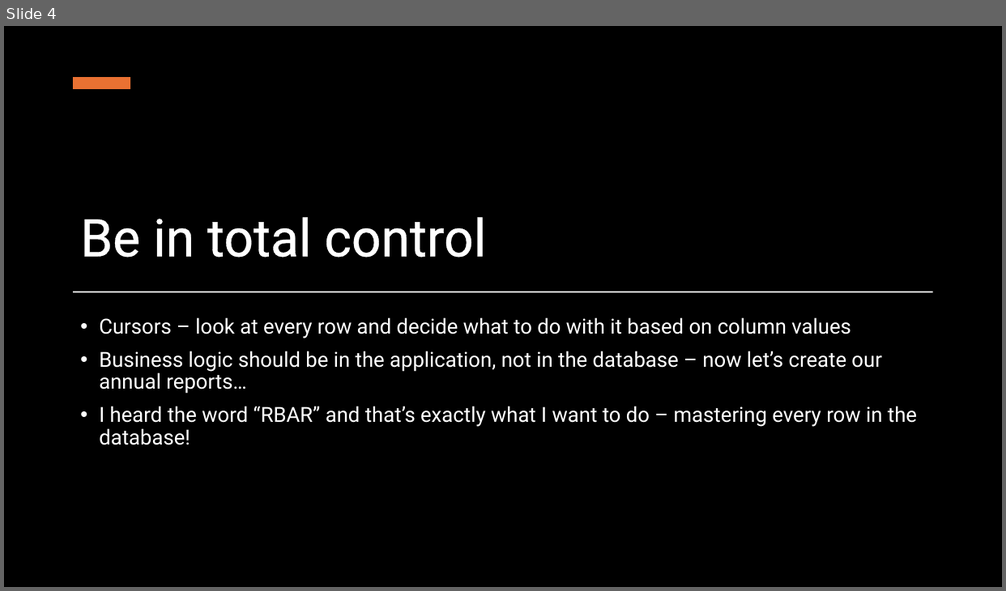
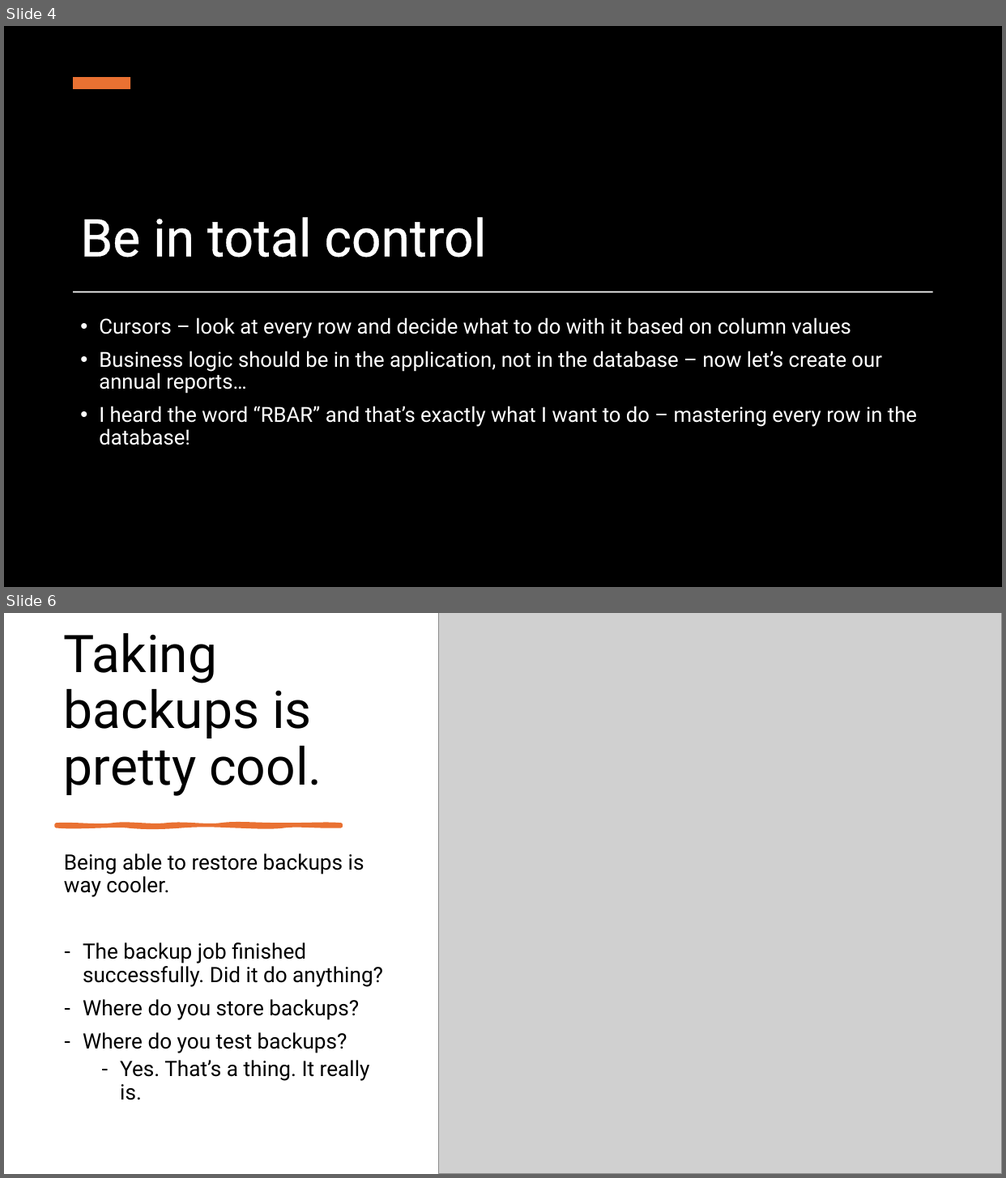
Before and after one commit to transmokopter/Presentations, a slide deck: sql-server-worst-practices/sql-server-worst-practices.pptx. Shown one above the other, each under a label of ours: slide 4 before the commit, slides 4 and 6 after it; the slides between them are not shown. The pictures are 1006x591 and 1006x1178 pixels, drawn with LibreOffice and Linux fonts; fonts in the diff are those of the drawing; grey boxes stand for pictures; background and template pictures are left out; a plain dark background stands for a picture behind light text. Boxes give left, top, right and bottom in pixels: in the first picture for what was removed or moved away, otherwise in the second. Text is boxed around its words. In the diff, an @@ line names an element or a change of style, - is before the commit and + after.

```diff
--- a/sql-server-worst-practices/sql-server-worst-practices.pptx
+++ b/sql-server-worst-practices/sql-server-worst-practices.pptx
@@ slide 6 added at (x1=4, y1=613, x2=1002, y2=1174), background #FFFFFF @@
@@ title added at (x1=64, y1=633, x2=322, y2=796), 50 pt, text #000000 @@
+Taking backups is pretty cool.
@@ picture added at (x1=439, y1=613, x2=1002, y2=1174) @@
@@ freeform shape added at (x1=57, y1=825, x2=341, y2=826), fill #E97132, outline #E97132 3.5 pt @@
@@ text added at (x1=64, y1=854, x2=383, y2=1101), 20.4 pt, text #000000 @@
+Being able to restore backups is way cooler.
+– The backup job finished successfully. Did it do anything?
+– Where do you store backups?
+– Where do you test backups?
+  – Yes. That’s a thing. It really is.
```
Also in this commit, not shown: 1 slide changed, 6 other slides added, 8 other files.
